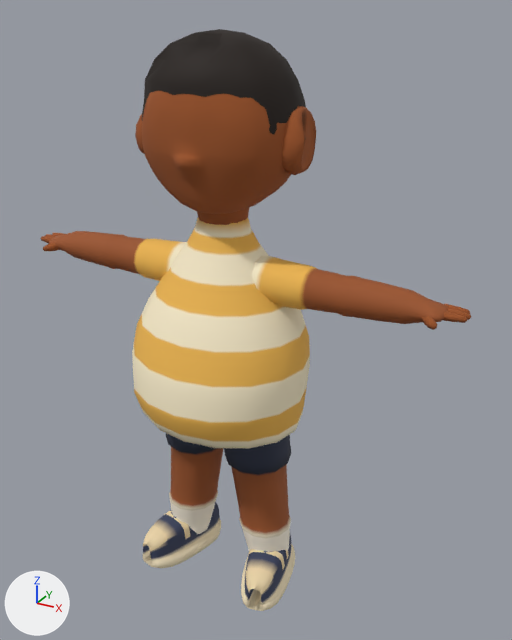
The Blender file assets/v2/source/big-lou-pilot.blend: old version first, new version second.
Camera for both pictures: a camera (50 mm lens) standing at (2.4, -3.92, 4.12) and looking at (0.19, 0.12, 2.11). Arrows for +X, +Y and +Z are at lower left; the lights stay in place. The picture after the commit comes second.

Names of what the first picture shows: 'kid_big_lou_LOD0'.
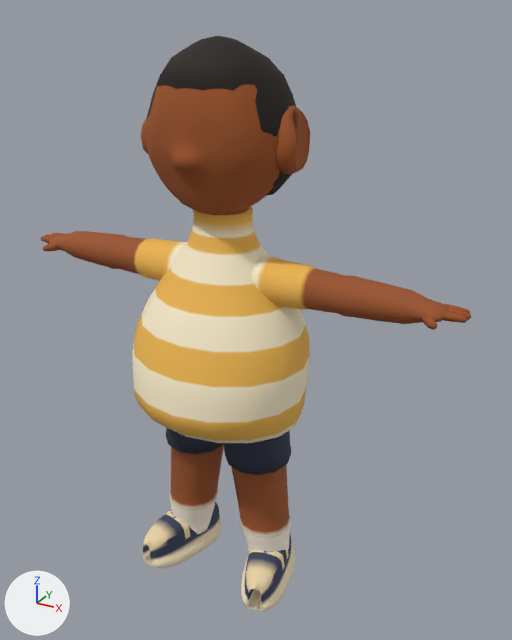
Changed parts and their boxes (x1, y1, x2, y2) in the pictures (512 x 640 px; the box of a moved part takes in the faces that stretch with it):
'kid_big_lou_LOD0', reshaped
    before: (41, 29, 471, 611)
    after: (41, 36, 471, 611)
part 1 of me_kid_big_lou_lod0_mesh, rebuilt
    before: (142, 29, 306, 135)
    after: (147, 36, 296, 195)
part 2 of me_kid_big_lou_lod0_mesh, moved or reshaped
    before: (135, 91, 316, 253)
    after: (141, 85, 310, 253)
part 3 of me_kid_big_lou_lod0_mesh, moved or reshaped
    before: (135, 392, 306, 449)
    after: (135, 391, 306, 443)

What changed in the scene script:
```text
Change me_kid_big_lou_lod0_mesh:
    used by ob_kid_big_lou_lod0; location = (0.0, 0.0, 0.0)
    remove me_kid_big_lou_lod0_mesh.from_pydata(...)  # 3449 vertices, 3514 faces; spans x -1.67..1.67, y -0.66..0.59, z 0.01..4.01
    add me_kid_big_lou_lod0_mesh.from_pydata(...)  # 3481 vertices, 3546 faces; spans x -1.67..1.67, y -0.67..0.51, z 0.01..3.97
    me_kid_big_lou_lod0_mesh part 1: the loose piece of 142 vertices spanning x -0.52..0.52, y -0.37..0.59, z 3.03..4.01 is rebuilt with 142 vertices and now spans x -0.51..0.51, y -0.36..0.51, z 3.03..3.97
    me_kid_big_lou_lod0_mesh part 2: 523 vertices moved from x -0.53..0.53, y -0.46..0.46, z 2.76..3.92 to x -0.5..0.5, y -0.45..0.46, z 2.76..3.92; 228 vertices removed from x -0.62..0.62, y -0.45..0.48, z 2.86..3.94; 244 vertices added at x -0.57..0.57, y -0.45..0.46, z 2.91..3.94
    me_kid_big_lou_lod0_mesh part 3: 38 vertices moved from x -0.62..0.62, y -0.6..0.43, z 1.42..1.51 to x -0.62..0.62, y -0.62..0.43, z 1.42..1.54; 26 vertices removed from x -0.62..0.62, y -0.56..0.43, z 1.42..1.51; 42 vertices added at x -0.63..0.63, y -0.54..0.44, z 1.42..1.54
```
